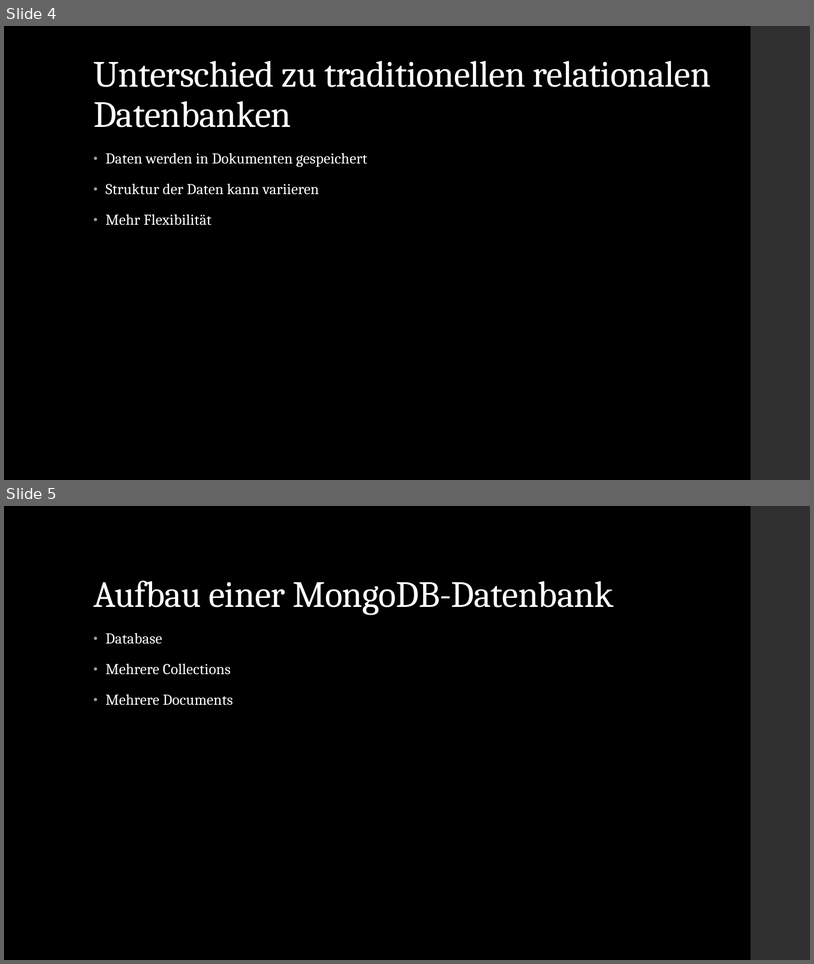
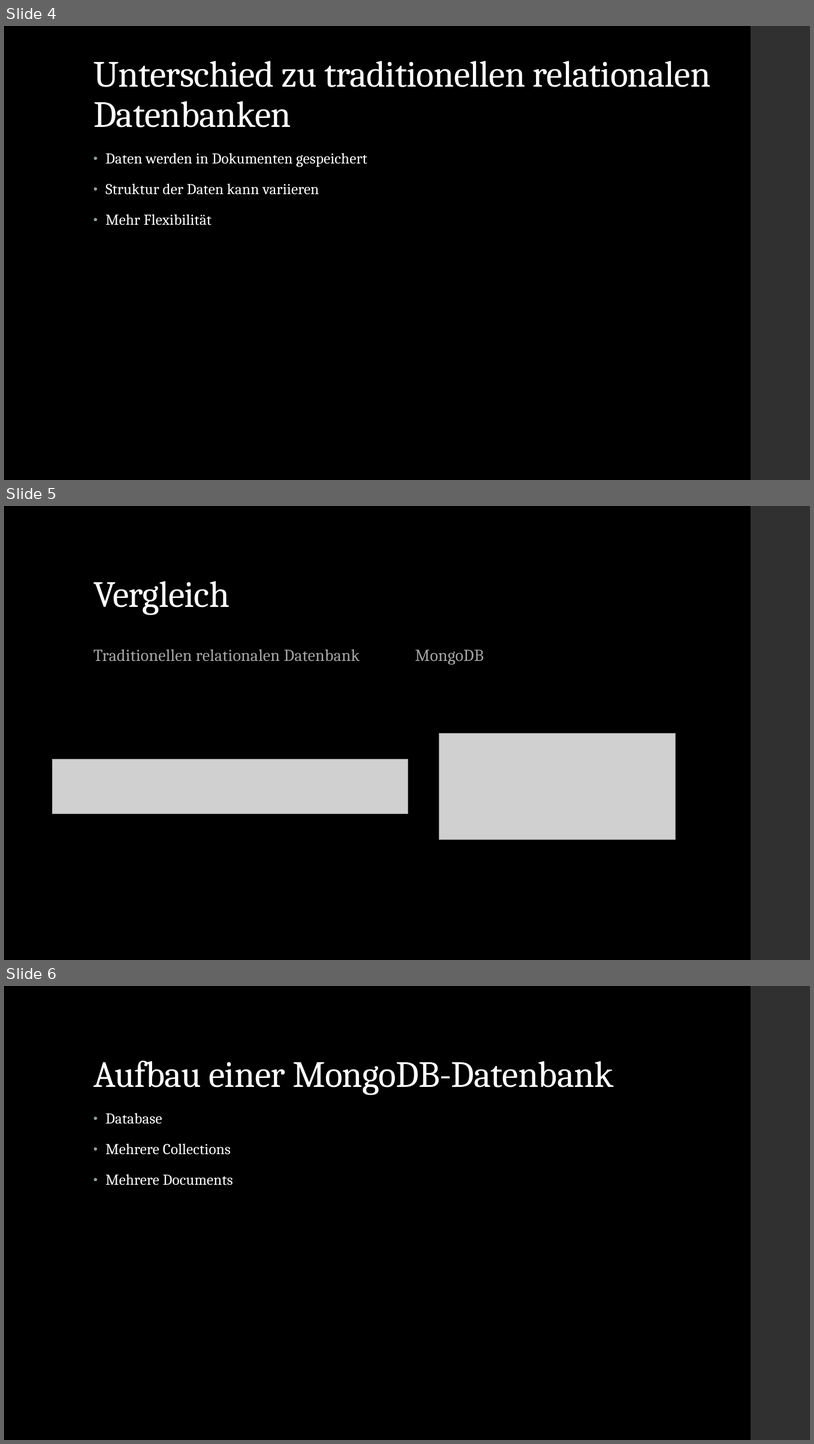
Before and after one commit to KevStr06/MongoDB_Vortrag, a slide deck: MongoDB .pptx. Shown one above the other, each under a label of ours: slides 4 and 5 before the commit, slides 4, 5 and 6 after it. The pictures are 814x964 and 814x1444 pixels, drawn with LibreOffice and Linux fonts; fonts in the diff are those of the drawing; grey boxes stand for pictures. Boxes give left, top, right and bottom in pixels: in the first picture for what was removed or moved away, otherwise in the second. Text is boxed around its words. In the diff, an @@ line names an element or a change of style, - is before the commit and + after.

```diff
--- a/MongoDB .pptx
+++ b/MongoDB .pptx
@@ slide 5 added at (4, 506, 810, 960), background #000000; not listed: 1 template element that a slide beside it also shows @@
@@ title added at (93, 581, 230, 615), 44 pt, text #FFFFFF @@
+Vergleich
@@ text added at (93, 649, 360, 661), 20 pt, text #A6A6A6 @@
+Traditionellen relationalen Datenbank
@@ text added at (415, 649, 484, 664), 20 pt, text #A6A6A6 @@
+MongoDB
@@ picture added at (440, 733, 676, 840) @@
@@ picture added at (53, 759, 408, 814) @@
@@ what was slide 5 is now slide 6 @@
```
